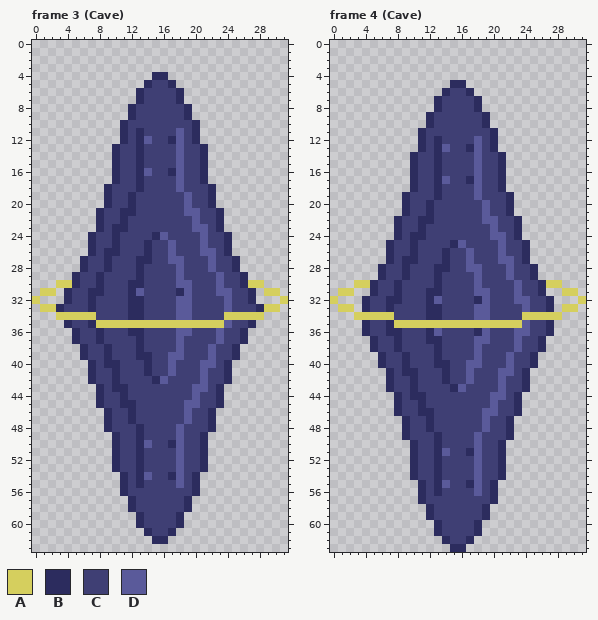
A pixel-art file gets an edit: WIP/AstralStones.aseprite. The picture above is the old version.
32x64 pixels, 8 frames. Shown: frame 3 (Cave), frame 4 (Cave). The commit also changed other frames, which this record leaves out.
Palette (. is transparent): A #d5cf5e  B #2c2c5e  C #3f3f74  D #5a5a9a
After the commit:
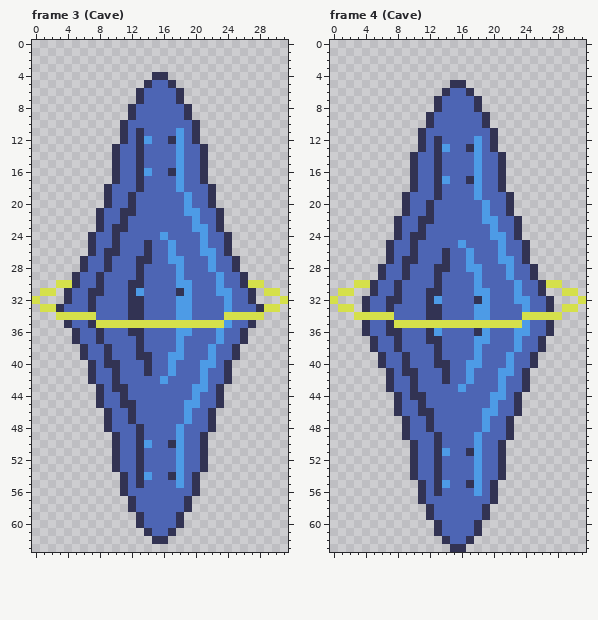
Changes in this commit:
{"colour":"A","old":"#d5cf5e","new":"#d5e04b"}
{"colour":"B","old":"#2c2c5e","new":"#323353"}
{"colour":"C","old":"#3f3f74","new":"#4d65b4"}
{"colour":"D","old":"#5a5a9a","new":"#4d9be6"}
{"where": "frame 3 (Cave), layer \"Layer 2\""}
{"frame":3,"y":24,"x":15,"old":"B","new":"C"}
{"frame":3,"y":42,"x":15,"old":"B","new":"C"}
{"where": "frame 4 (Cave), layer \"Layer 2\""}
{"frame":4,"y":25,"x":15,"old":"B","new":"C"}
{"frame":4,"y":43,"x":15,"old":"B","new":"C"}
